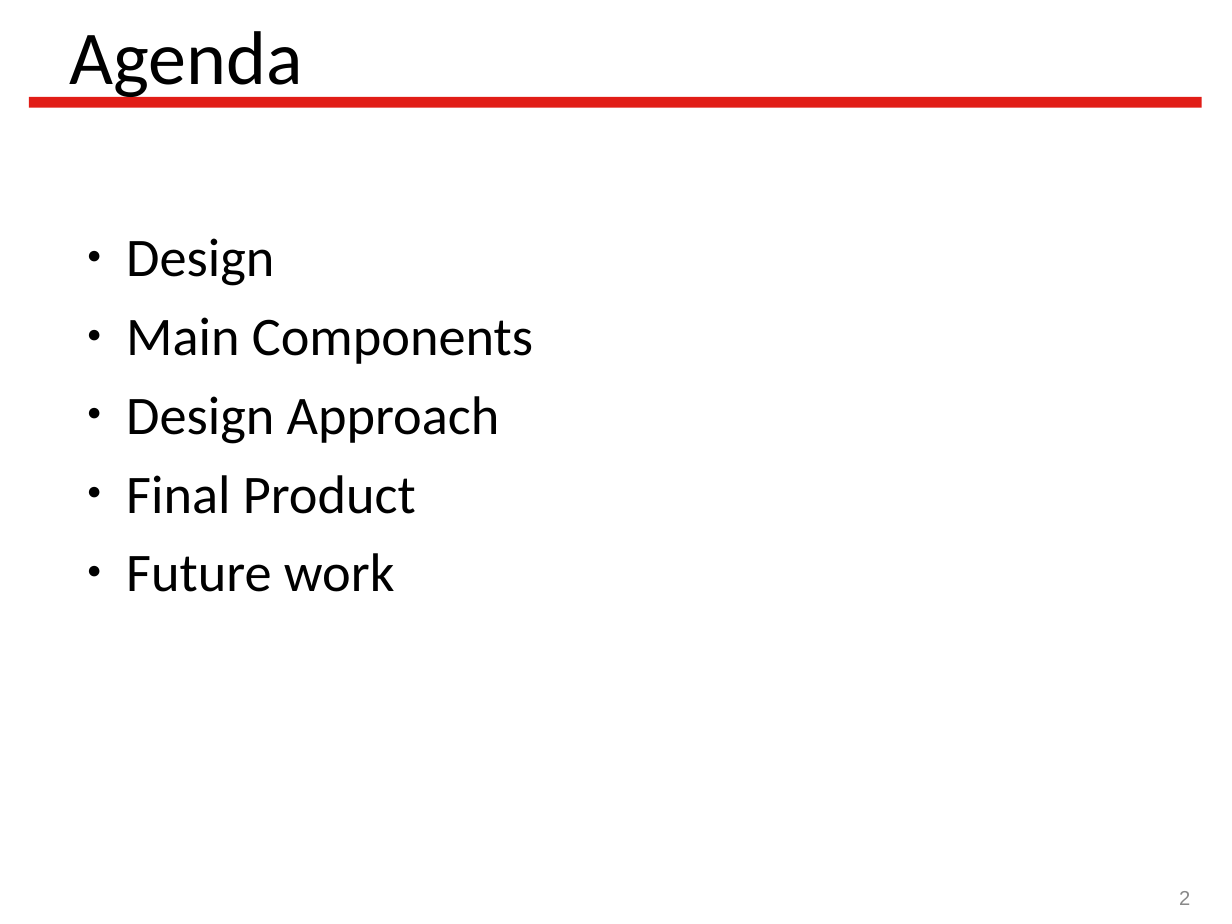
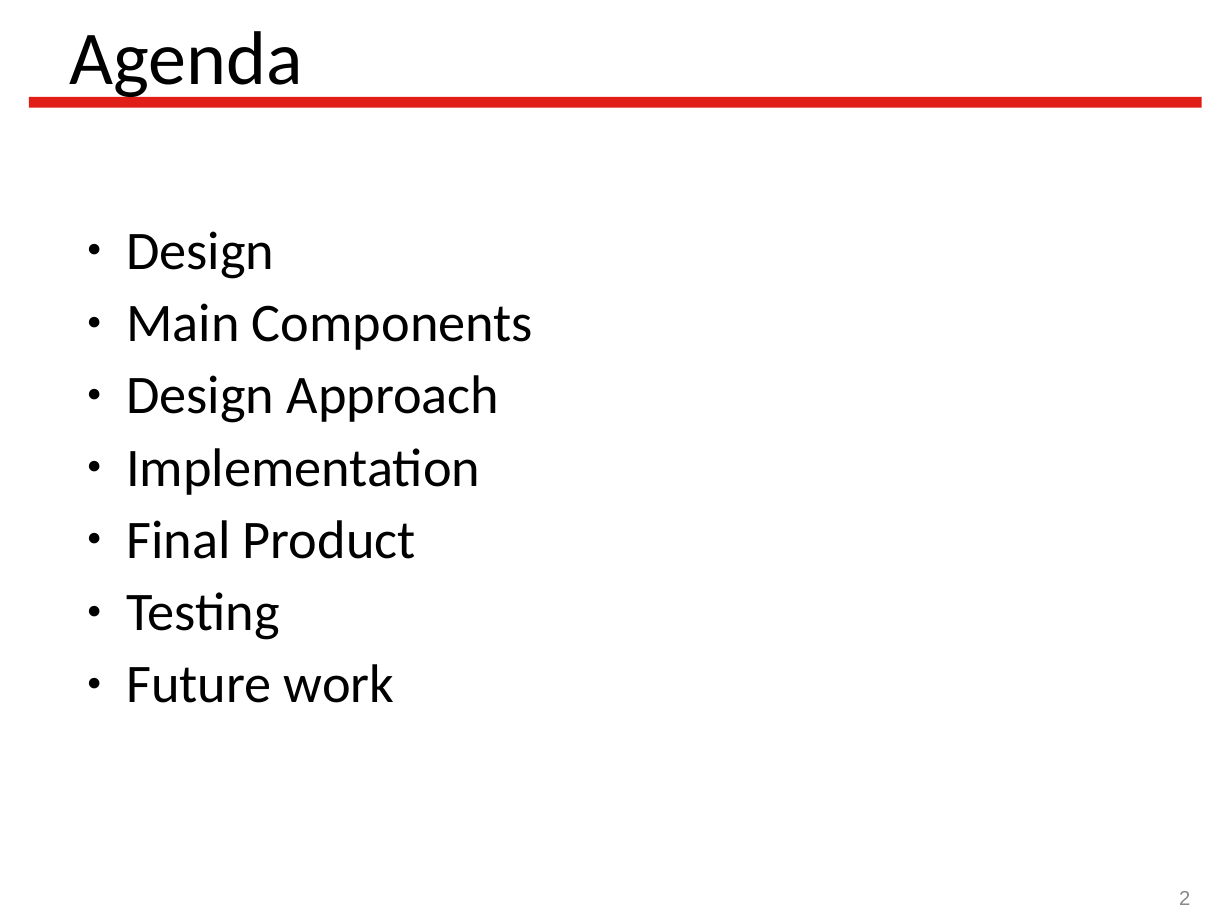
Before and after one commit to Latootoo/ECSE_548, a slide deck: slide 2 of Reports/presentation/Vlsi_project_presentation.ppt. Drawn at 1232x924 pixels with LibreOffice and Linux fonts; fonts in the diff are those of the drawing; background and template pictures are left out. Boxes give left, top, right and bottom in pixels: in the first picture for what was removed or moved away, otherwise in the second. Text is boxed around its words. In the diff, an @@ line names an element or a change of style, - is before the commit and + after.

```diff
--- a/Reports/presentation/Vlsi_project_presentation.ppt
+++ b/Reports/presentation/Vlsi_project_presentation.ppt
@@ text at bbox=[126, 231, 533, 703]: line spacing 1 to 0.9 @@
@@ text at bbox=[126, 448, 480, 495]: paragraph added @@
+● Implementation
@@ text at bbox=[126, 592, 280, 640]: paragraph added @@
+● Testing
```
Also in this commit, not shown: 3 other slides changed, 13 slides added, 5 other files.
